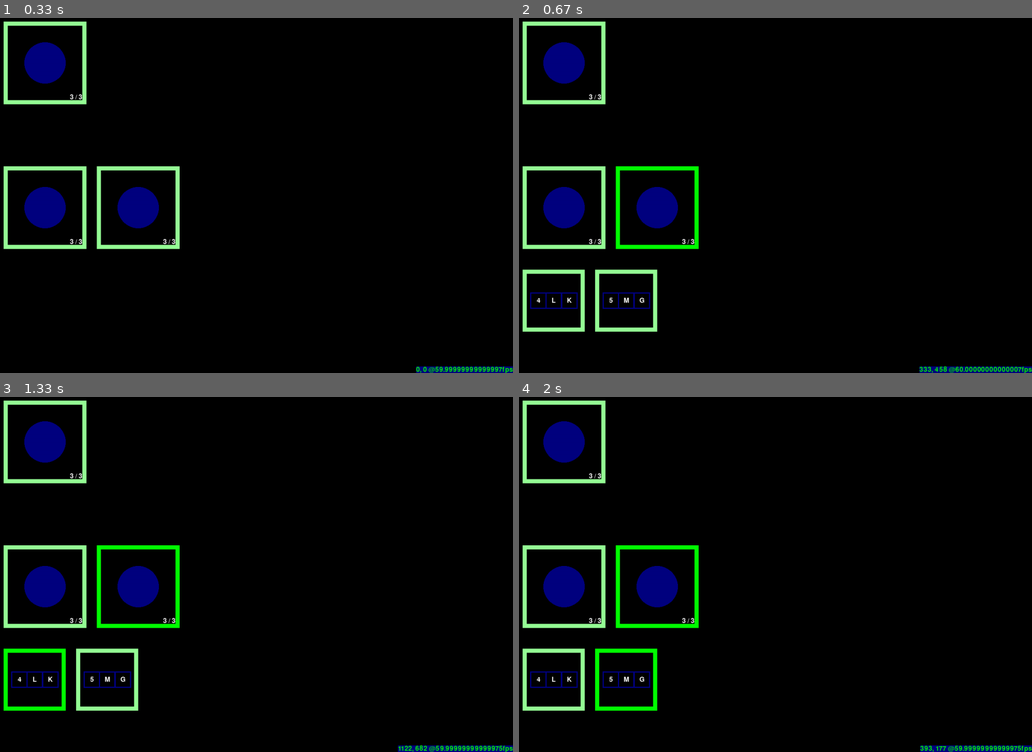
Above: before the commit, frames 1-4 (two rows, left to right).
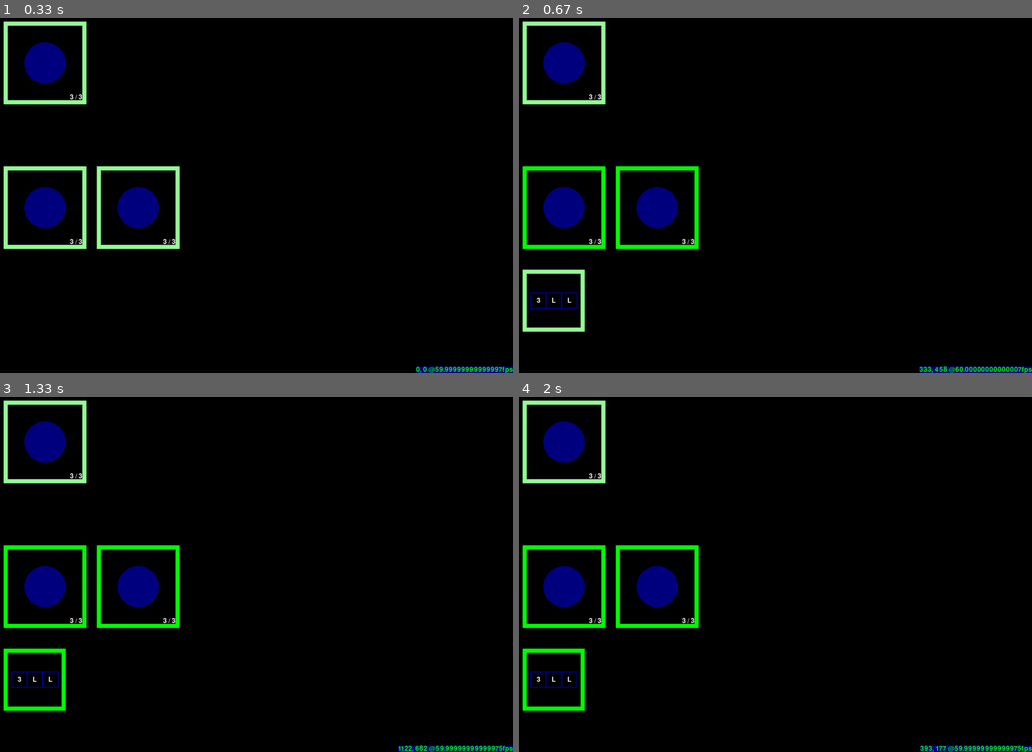
Above: after the commit, the same moments.

Repository: ErikRoelofs/pygame-tryout
Game: pygame game, started from game.py
The game is run twice, just before and just after one commit, with the same random seed, the same clock (stepped at 60 frames per second) and the same inputs.
Inputs (mouse positions are in pixels of both pictures, inside the frame that each line leads up to):
- Up to frame 1 (0.33 s): no input
- Up to frame 2 (0.67 s): press the mouse at (770, 209) at 0.37 s; move the mouse to (703, 199) at 0.47 s; release the mouse at (642, 191) at 0.6 s
- Up to frame 3 (1.33 s): press the mouse at (35, 681) at 0.7 s; move the mouse to (46, 677) at 0.8 s; release the mouse at (61, 673) at 0.93 s; press the mouse at (138, 585) at 1.03 s; move the mouse to (292, 624) at 1.13 s; release the mouse at (446, 663) at 1.27 s
- Up to frame 4 (2 s): press the mouse at (565, 443) at 1.37 s; move the mouse to (606, 560) at 1.47 s; release the mouse at (647, 681) at 1.6 s; press the mouse at (565, 443) at 1.7 s; move the mouse to (611, 446) at 1.8 s; release the mouse at (662, 453) at 1.93 s

Frame 1 is identical in both runs. In frame 2, 1.5% of the frame differs, in the area x 0-27%, y 41-89%; in frame 3, 1.5%; in frame 4, 2.1%.

Commit message:
Moving classes around, building a ship library

Diff:
--- /dev/null
+++ b/classes.py
@@ -0,0 +1,98 @@
+import random, event
+
+
+# ship states
+STATE_READY = 1
+STATE_SPENT = 2
+
+class Ship:
+    def __init__(self, hull, actions, event):
+        self.hull = hull
+        self.damage = 0
+        self.actions = actions
+        self.state = STATE_READY
+        self.event = event
+
+    def spend(self):
+        self.state = STATE_SPENT
+
+    def refresh(self):
+        self.state = STATE_READY
+        for action in self.actions:
+            action.refresh()
+
+    def available(self):
+        return self.state == STATE_READY
+
+    def performAttack(self, weapon, target):
+        assert weapon in self.actions, "Cannot fire a weapon that is not on the ship!"
+        self.spend()
+        weapon.spend()
+        return Attack(self, weapon, target)
+
+    def resolveAttackOnMe(self, attacker, weapon, results):
+        for result in results:
+            if (result >= weapon.mount.accuracy()):
+                self.takeDamage(weapon.mount.damage())
+
+        if self.damage >= self.hull:
+            self.destroy()
+
+    def takeDamage(self, amount):
+        self.damage += amount
+
+    def destroy(self):
+        self.event(self, event.EVENT_DESTROYED)
+
+
+class Weapon:
+    def __init__(self, rolls, mount, weaponType):
+        self.rolls = rolls
+        self.mount = mount
+        self.weaponType = weaponType
+        self.spent = False
+
+    def spend(self):
+        self.spent = True
+
+    def refresh(self):
+        self.spent = False
+
+    def available(self):
+        return not self.spent
+
+
+class Mount:
+    def __init__(self, theAccuracy, theDamage):
+        self._accuracy = theAccuracy
+        self._damage = theDamage
+
+    def accuracy(self):
+        return self._accuracy
+
+    def damage(self):
+        return self._damage
+
+
+class WeaponType:
+    def __init__(self, theName):
+        self._name = theName
+
+    def name(self):
+        return self._name
+
+
+class Attack:
+    def __init__(self, attacker, weapon, target):
+        self.attacker = attacker
+        self.weapon = weapon
+        self.target = target
+        self.results = []
+        self.applied = False
+        for i in range(0, self.weapon.rolls):
+            self.results.append(random.randint(1, 6))
+
+    def apply(self):
+        assert not self.applied, "This attack has already been applied!"
+        self.applied = True
+        self.target.resolveAttackOnMe(self.attacker, self.weapon, self.results)
--- /dev/null
+++ b/event.py
@@ -0,0 +1,14 @@
+# ship events
+EVENT_DESTROYED = 1;
+
+class EventControl:
+	def setShipLists(self, playerShips, opponentShips):
+		self.playerShips = playerShips
+		self.opponentShips = opponentShips
+
+	def __call__(self, sender, event):
+		if event == EVENT_DESTROYED:
+			if sender in self.playerShips:
+				self.playerShips.remove(sender)
+			if sender in self.opponentShips:
+				self.opponentShips.remove(sender)
--- a/game.py
+++ b/game.py
@@ -1,12 +1,5 @@
-import pygame, sys, random, animations, dice
+import pygame, sys, random, animations, dice, classes, shiplibrary, event
 from pygame.locals import *
-
-# ship states
-STATE_READY = 1
-STATE_SPENT = 2
-
-# ship events
-EVENT_DESTROYED = 1;
 
 # colors
 BG_COLOR = (0, 0, 0)
@@ -42,22 +35,20 @@
 CONFIRM_LEFT_MARGIN = 800
 CONFIRM_TOP_MARGIN = 500
 
-class EventControl:
-	def setShipLists(self, playerShips, opponentShips):
-		self.playerShips = playerShips
-		self.opponentShips = opponentShips
-
-	def __call__(self, sender, event):
-		if event == EVENT_DESTROYED:
-			if sender in self.playerShips:
-				self.playerShips.remove(sender)
-			if sender in self.opponentShips:
-				self.opponentShips.remove(sender)
 
 def main():
 
 	global DISPLAYSURF, fontObj, MOUNT_LIGHT, MOUNT_MEDIUM, MOUNT_HEAVY, WEAPON_LASER, WEAPON_KINETIC, WEAPON_GUIDED
 	clock = pygame.time.Clock()
+
+	# game setup
+	MOUNT_LIGHT = classes.Mount(2, 1)
+	MOUNT_MEDIUM = classes.Mount(4, 2)
+	MOUNT_HEAVY = classes.Mount(5, 3)
+
+	WEAPON_LASER = classes.WeaponType("laser")
+	WEAPON_KINETIC = classes.WeaponType("kinetic")
+	WEAPON_GUIDED = classes.WeaponType("guided")
 
 	pygame.init()
 	DISPLAYSURF = pygame.display.set_mode((SCREEN_WIDTH,SCREEN_HEIGHT))
@@ -77,19 +68,12 @@
 	# make font
 	fontObj = pygame.font.Font('freesansbold.ttf', 16)
 
-	# game setup
-	MOUNT_LIGHT = Mount(2,1)
-	MOUNT_MEDIUM = Mount(4,2)
-	MOUNT_HEAVY = Mount(5,3)
-
-	WEAPON_LASER = WeaponType("laser")
-	WEAPON_KINETIC = WeaponType("kinetic")
-	WEAPON_GUIDED = WeaponType("guided")
-
-	event = EventControl()
-	playerShips = [Ship(3, [Weapon(2, MOUNT_LIGHT, WEAPON_KINETIC), Weapon(3,MOUNT_HEAVY, WEAPON_LASER)], event), Ship(3, [Weapon(4,MOUNT_LIGHT, WEAPON_KINETIC), Weapon(5,MOUNT_MEDIUM, WEAPON_GUIDED)], event)]
-	opponentShips = [Ship(3, [Weapon(4, MOUNT_LIGHT, WEAPON_KINETIC), Weapon(2,MOUNT_LIGHT, WEAPON_KINETIC)], event)]
-	event.setShipLists(playerShips, opponentShips)
+	eventControl = event.EventControl()
+	library = shiplibrary.Library((MOUNT_LIGHT, MOUNT_MEDIUM, MOUNT_HEAVY),(WEAPON_LASER, WEAPON_KINETIC, WEAPON_GUIDED),eventControl)
+
+	playerShips = [library.ship(0),library.ship(0)]
+	opponentShips = [classes.Ship(3, [classes.Weapon(4, MOUNT_LIGHT, WEAPON_KINETIC), classes.Weapon(2,MOUNT_LIGHT, WEAPON_KINETIC)], eventControl)]
+	eventControl.setShipLists(playerShips, opponentShips)
 
 	# main loop
 	while True:
@@ -101,14 +85,14 @@
 		trackCoords(fontObj, mousex, mousey, clock.get_fps())
 		drawShips(playerShips, opponentShips, (selectedShip, selectedOpponent), (friendlyHovered, opponentHovered))
 
-		for event in pygame.event.get():
-			if event.type == QUIT:
+		for someEvent in pygame.event.get():
+			if someEvent.type == QUIT:
 				pygame.quit()
 				sys.exit()
-			if event.type == MOUSEMOTION:
-				mousex, mousey = event.pos
-			if event.type == MOUSEBUTTONUP:
-				mousex, mousey = event.pos
+			if someEvent.type == MOUSEMOTION:
+				mousex, mousey = someEvent.pos
+			if someEvent.type == MOUSEBUTTONUP:
+				mousex, mousey = someEvent.pos
 				mouseClicked = True
 
 		if not len(currentAnimations):
@@ -182,7 +166,7 @@
 def drawShip(ship, selected, highlighted):
 	image = pygame.Surface((SHIP_WIDTH,SHIP_HEIGHT))
 
-	outline_color = OUTLINE_SELECTED if selected else OUTLINE_SPENT if ship.state == STATE_SPENT else OUTLINE_HIGHLIGHT if highlighted else OUTLINE_READY
+	outline_color = OUTLINE_SELECTED if selected else OUTLINE_SPENT if not ship.available() else OUTLINE_HIGHLIGHT if highlighted else OUTLINE_READY
 
 	pygame.draw.rect(image, outline_color, (0, 0, SHIP_WIDTH, SHIP_HEIGHT), 10)
 	pygame.draw.circle(image, BLUE, (SHIP_WIDTH // 2, SHIP_HEIGHT // 2), SHIP_WIDTH // 4)
@@ -326,91 +310,5 @@
 	for ship in opponentShips:
 		ship.refresh()
 
-class Ship:
-	def __init__(self, hull, actions, event):
-		self.hull = hull
-		self.damage = 0
-		self.actions = actions
-		self.state = STATE_READY
-		self.event = event
-
-	def spend(self):
-		self.state = STATE_SPENT
-
-	def refresh(self):
-		self.state = STATE_READY
-		for action in self.actions:
-			action.refresh()
-
-	def available(self):
-		return self.state == STATE_READY
-
-	def performAttack(self, weapon, target):
-		assert weapon in self.actions, "Cannot fire a weapon that is not on the ship!"
-		self.spend()
-		weapon.spend()
-		return Attack(self, weapon, target)
-
-	def resolveAttackOnMe(self, attacker, weapon, results):
-		for result in results:
-			if( result >= weapon.mount.accuracy()):
-				self.takeDamage( weapon.mount.damage() )
-
-		if self.damage >= self.hull:
-			self.destroy()
-
-	def takeDamage(self, amount):
-		self.damage += amount
-
-	def destroy(self):
-		self.event(self, EVENT_DESTROYED)
-
-class Weapon:
-	def __init__(self, rolls, mount, weaponType):
-		self.rolls = rolls
-		self.mount = mount
-		self.weaponType = weaponType
-		self.spent = False
-
-	def spend(self):
-		self.spent = True
-
-	def refresh(self):
-		self.spent = False
-
-	def available(self):
-		return not self.spent
-
-class Mount:
-	def __init__(self, theAccuracy, theDamage):
-		self._accuracy = theAccuracy
-		self._damage = theDamage
-
-	def accuracy(self):
-		return self._accuracy
-	def damage(self):
-		return self._damage
-
-class WeaponType:
-	def __init__(self, theName):
-		self._name = theName
-	def name(self):
-		return self._name
-
-class Attack:
-	def __init__(self, attacker, weapon, target):
-		self.attacker = attacker
-		self.weapon = weapon
-		self.target = target
-		self.results = []
-		self.applied = False
-		for i in range(0, self.weapon.rolls):
-			self.results.append(random.randint(1, 6))
-
-	def apply(self):
-		assert not self.applied, "This attack has already been applied!"
-		self.applied = True
-		self.target.resolveAttackOnMe(self.attacker, self.weapon, self.results)
-
 if __name__ == '__main__':
     main()
--- /dev/null
+++ b/shiplibrary.py
@@ -0,0 +1,9 @@
+import classes
+
+class Library:
+    def __init__(self, mounts, weaponTypes, event):
+        self.ships = []
+        self.ships.append(classes.Ship(3, (classes.Weapon(3, mounts[0], weaponTypes[0]),),event))
+
+    def ship(self, index):
+        return self.ships[index]
Not shown, added: animations.pyc
Not shown, added: classes.pyc
Not shown, added: dice.pyc
Not shown, added: event.pyc
Not shown, added: shiplibrary.pyc
